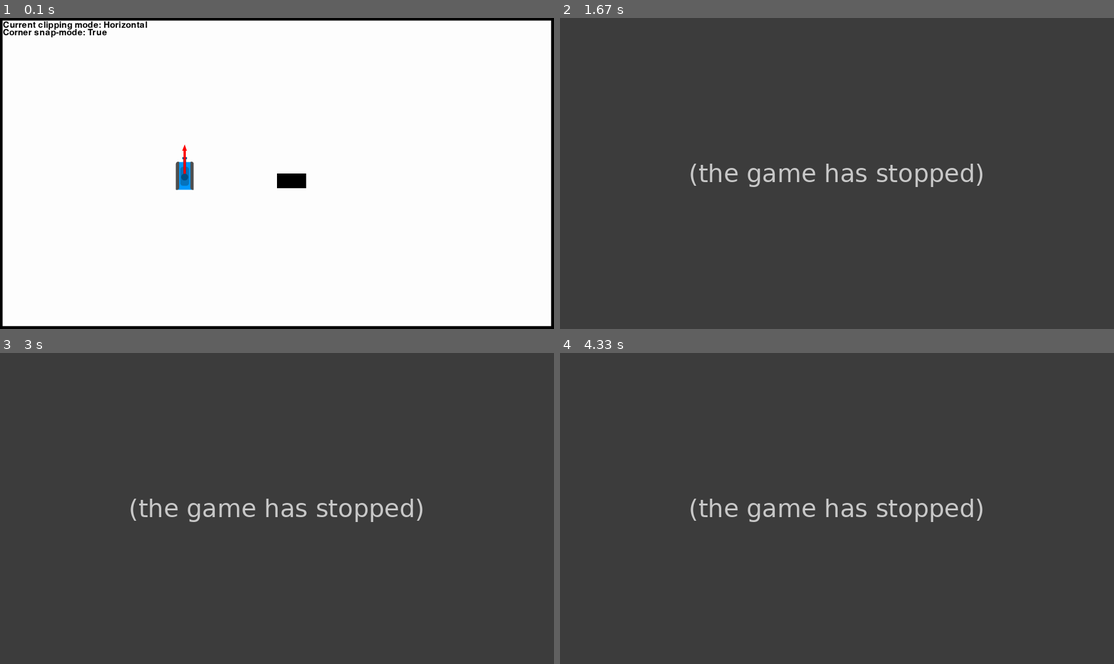
Above: before the commit, frames 1-4 (two rows, left to right).
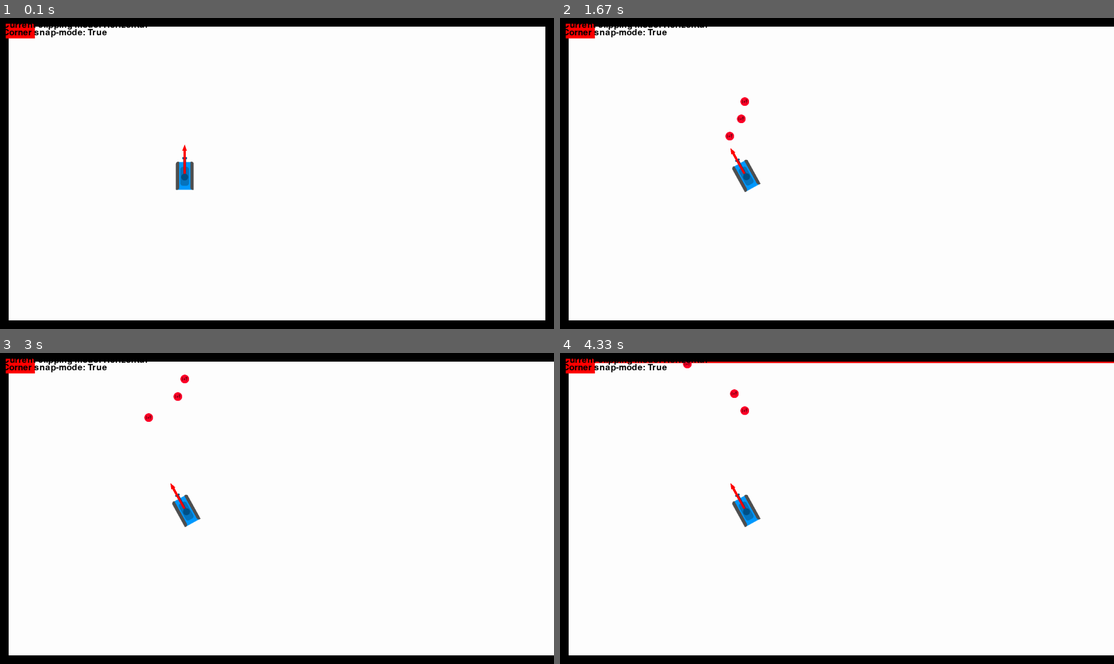
Above: after the commit, the same moments.

Repository: hoischreck/tankClash
Game: pygame game, started from main.py
Same seed, same stepped clock (60 frames per second), same inputs: the game is played once before the commit and once after it.
Inputs (mouse positions are in pixels of both pictures, inside the frame that each line leads up to):
- Up to frame 1 (0.1 s): no input
- Up to frame 2 (1.67 s): tap Space at 0.33, 0.73, 1.03 s; hold A 0.67-1.2 s; move the mouse to (909, 89) at 0.7 s; tap Z at 0.82 s
- Up to frame 3 (3 s): no input
- Up to frame 4 (4.33 s): no input

The runs differ from the first frame. In frame 1, 6.4% of the frame differs, in the area x 0-100%, y 0-100%; in frame 2, 100%; in frame 3, 100%; in frame 4, 100%.
Error before the commit: AttributeError: 'Wall' object has no attribute 'norm' (map.py line 79); the game stopped at 1.08 s (later frames are placeholders)

Commit message:
added straights and lines

Diff:
--- a/PygameCollection/graphics.py
+++ b/PygameCollection/graphics.py
@@ -14,7 +14,7 @@
 				 closed=True, closeOrigin=True, autoClose=False
 				 ):
 		self.pos = pos #point of reference (moves the origin)
-		self.vectors = [[v] for v in pathVectors]
+		self.vectors = [[v, None] for v in pathVectors]
 		self.pOffset = posOffset # will apply a given offset to all points (useful when centering for example)
 		self.rOffset = rotOffset # describes vector-art-axis rotation from x axis
 		self.closed = closed # if closed, last point must end at start
@@ -28,16 +28,17 @@
 		if rot != 0:
 			m = Matrix2D.fromRotation(self.rOffset - rot)  # todo: why is this argument correct??? why not vector.toRadiant()-offset
 			for i, v in enumerate(self.vectors):
-				self.vectors[i] = [Vector2D.fromMatrixVecMul(v[0], m)]
+				self.vectors[i] = [Vector2D.fromMatrixVecMul(v[0], m), None]
+			self.pOffset = Vector2D.fromMatrixVecMul(self.pOffset, m) # rotation positional offset must also be respected
 
 		# calculate points based on path described by vectors
 		for i, v in enumerate(self.vectors):
 			pos = self.pos + v[0] if i == 0 else self.vectors[i-1][1] + v[0]
-			self.vectors[i].append(pos)
+			self.vectors[i] = [v[0], pos]
+
 		for v in self.vectors:
 			v[1] = v[1] + self.pOffset
 			p.append(v[1])
-
 		if not self.closeOrigin:
 			del p[0]
 
--- a/PygameCollection/math.py
+++ b/PygameCollection/math.py
@@ -1,5 +1,5 @@
 import math
-from math import pi, sin, cos, acos
+from math import pi, sin, cos, acos, tan
 import numpy as np
 
 def rad2deg(rad):
@@ -55,6 +55,9 @@
 		self.y = -self.y
 		self.vec = np.array((self.x, self.y), dtype=self.dtype)
 
+	def isZero(self):
+		return self.x == 0 and self.y == 0
+
 	#
 	# def makeCollinearTo(self, v2):
 	# 	pass
@@ -191,11 +194,40 @@
 		j = Vector2D.fromRadiant(radiant+pi/2)
 		return Matrix2D.fromVectors(i, j)
 
-# todo: implement?
+# todo: implement? -> change convention to work with vectors instead of x, y pairs?
+# what about Vector(0, 0)?
 class Straight2D:
 	def __init__(self, supportVector: Vector2D, directionVector: Vector2D):
+		assert not directionVector.isZero()
 		self.sV = supportVector
 		self.dV = directionVector
+
+	def distanceToPoint(self, x, y):
+		m = self.dV.slope()
+		xp = self.sV.x if m is None else (m ** 2 * self.sV.x + x - m * (self.sV.y - y)) / (m ** 2 + 1)
+		yp = y if m is None else m * (xp - self.sV.x) + self.sV.y
+		return Point2D.distance(x, y, xp, yp)
+
+	def includesPoint(self, x, y):
+		if self.dV.x == 0:
+			return self.sV.x == x
+		elif self.dV.y == 0:
+			return self.sV.y == y
+		else:
+			return (x-self.sV.x)/(self.dV.x) == (y-self.sV.y)/(self.dV.y)
+
+	# if point is on straight, stretch factor is returned
+	def includesPointStFactor(self, x, y):
+		if self.dV.x == 0:
+			if self.sV.x == x:
+				return (y - self.sV.y) / (self.dV.y)
+		elif self.dV.y == 0:
+			if self.sV.y == y:
+				return (x - self.sV.x) / (self.dV.x)
+		else:
+			if (v := (x - self.sV.x) / (self.dV.x)) == (y - self.sV.y) / (self.dV.y):
+				return v
+
 
 	@classmethod
 	def fromStartEnd(cls, start: Vector2D, end: Vector2D):
@@ -206,8 +238,51 @@
 	def __init__(self, start: Vector2D, end: Vector2D):
 		self.start = start
 		self.end = end
-		self.direction = end-start
-		self.norm = Vector2D.getNormVec(self.direction)
+		self.dV = end-start
+		self.norm = Vector2D.getNormVec(self.dV)
+
+	def distanceToPoint(self, x, y):
+		m = self.dV.slope()
+		xp = self.start.x if m is None else (m ** 2 * self.start.x + x - m * (self.start.y - y)) / (m ** 2 + 1)
+		yp = y if m is None else m * (xp - self.start.x) + self.start.y
+		# if line isn't the closest reference point, start and end point are taken as reference
+		if self.includesPoint(xp, yp):
+			print("intersected")
+			return Point2D.distance(x, y, xp, yp)
+		else:
+			print("not intersected")
+			return min(Point2D.distance(x, y, *self.start.toTuple()), Point2D.distance(x, y, *self.end.toTuple()))
+
+
+	def includesPoint(self, x, y):
+		if self.dV.x == 0:
+			if self.start.x == x:
+				return 0 <= (y - self.start.y) / (self.dV.y) <= 1
+		elif self.dV.y == 0:
+			if self.start.y == y:
+				return 0 <= (x - self.start.x) / (self.dV.x) <= 1
+		else:
+
+			print("does it include?:", x, y, "->", (x - self.start.x) / (self.dV.x), (y - self.start.y) / (self.dV.y))
+
+			if (v := (x - self.start.x) / (self.dV.x)) == (y - self.start.y) / (self.dV.y):
+				return 0 <= v <= 1
+			return False
+
+
+	def includesPointStFactor(self, x, y):
+		if self.dV.x == 0:
+			if self.start.x == x:
+				if 0 <= (v := (y - self.start.y) / (self.dV.y)) <= 1:
+					return v
+		elif self.dV.y == 0:
+			if self.start.y == y:
+				if  0 <= (v := (x - self.start.x) / (self.dV.x)) <= 1:
+					return v
+		else:
+			if (v := (x - self.start.x) / (self.dV.x)) == (y - self.start.y) / (self.dV.y):
+				if 0 <= v <= 1:
+					return v
 
 	# reflects a vector at the norm vector (e.g. used in projectile reflection logic)
 	def reflectVector(self, v: Vector2D):
--- a/ammo.py
+++ b/ammo.py
@@ -29,11 +29,11 @@
 		super().update()
 		if (wall := self.game.map.hitsWall(self)) and wall != self.lastCollided:
 			self.lastCollided = wall
+			line, _ = wall.getClosestLine(*self.pos.toTuple())
+			pygame.draw.line(self.screen, (255, 0, 0), line.start.toTuple(), line.end.toTuple(), 10)
 			# todo: handle edge case -> projectile is spawned inside wall
 			self.pos = oldPos
-			self.dir = wall.reflectVector(self.dir)
-
-
+			self.dir = line.reflectVector(self.dir)
 
 
 # AMMO-classes ---------
--- a/map.py
+++ b/map.py
@@ -7,7 +7,8 @@
 from PygameCollection.graphics import LinearVecArt2D
 import pygame
 
-# Used to create polygons made up of "Line2D" instances (e.g. used in collision detection and handling)
+#todo: add options for filling or line width
+#Used to create polygons made up of "Line2D" instances (e.g. used in collision detection and handling)
 class Line2DPolygon(GraphicalObj):
 	def __init__(self, game, color=(0, 0, 0, 255), lines=None):
 		super().__init__(game)
@@ -41,51 +42,55 @@
 				l2dPolygon.addLineVec(p, points[0])
 		return l2dPolygon
 
-class Wall(Line2DPolygon):
+# todo: wall as subclass?
+class Wall:
 	#todo: use
 	STANDARD_WIDTH = 10
 
 	def __init__(self, game, start, end):
-		super().__init__(game)
+		self.game = game
+		self.screen = self.game.screen
+
 		self.start = Vector2D.fromIterable(start)
 		self.end = Vector2D.fromIterable(end)
+		self.startToEnd = self.end-self.start
+		self.length = self.startToEnd.magnitude()
 		self.color = (0, 0, 0)
-		self.width = 10
+		self.width = 50
 		#self.norm = Vector2D.getNormVec(self.start-self.end)
 		self.color = (0, 0, 0, 255)
 
-		self.polygon = self._buildPolygon()
+		self.line: Line2D = Line2D(self.start, self.end)
+		self.polygon: Line2DPolygon = self._buildPolygon()
 
 	# polygon is build once instead of every draw call to save computation time
 	def _buildPolygon(self):
-		pass
+		lva = LinearVecArt2D(
+			pos=self.start,
+			pathVectors=[
+				Vector2D(self.length, 0),
+				Vector2D(0, self.width),
+				Vector2D(-self.length, 0),
+				Vector2D(0, -self.width)
+			],
+			posOffset=Vector2D(0, -self.width//2),
+			closed=True
+		)
+		lva.rotate(self.startToEnd.toRadiant())
+		return Line2DPolygon.fromLinearVecArt(self.game, lva)
 
-	# todo: change into polygons? -> made up of walls
-	# todo: add small circles to the end of a wall to make them look "cleaner"
+	def getClosestLine(self, x, y):
+		print("")
+		lines = [(l, l.distanceToPoint(x, y)) for l in self.polygon.lines]
+		print("closest to:", x, y)
+		for l in lines:
+			print(l[0].start, l[0].end, l[1])
+		return sorted({l: l.distanceToPoint(x, y) for l in self.polygon.lines}.items(), key=lambda x: x[1])[0]
+
 	# extra width is used for example in finding positions for placing a rectangle, by enhancing the mask size by drawing thicker walls
 	def draw(self, surface=None):
 		s = self.screen if surface is None else surface
-		#pygame.draw.line(s, self.color, self.start.toTuple(), self.end.toTuple(), self.width) #todo: confirm that performance isn't effected to heavily be drawing rects
-		se = self.end-self.start
-		wallSurface = pygame.Surface((se.magnitude(), self.width), pygame.SRCALPHA)
-		wallSurface.fill(self.color)
-		rotatedWall = pygame.transform.rotate(wallSurface, -se.toDegrees())
-		offset = Vector2D(-rotatedWall.get_width()//2, -rotatedWall.get_height()//2)
-		s.blit(rotatedWall, ((self.start+self.end)*0.5+offset).toTuple())
-
-	# reflects a vector at the norm vector (e.g. used in projectile reflection logic)
-	def reflectVector(self, v):
-		# handle reflection -> 1.) calc norm vector 2.) compare with direction of shot 3.) combine into a new direction vector
-		normVec = self.norm
-		if v.enclosedAngle(normVec) > pi / 2:
-			normVec.toCounter() #todo: change logic to return a new vector?
-		v = Vector2D.fromSymReflection(v, normVec)
-		v.toUnitVec()
-		v.toCounter()
-		return v
-
-	def __len__(self):
-		return len(self.start-self.end)
+		self.polygon.draw(s)
 
 # Basically a collection of walls
 class TankMap(GraphicalObj):
@@ -160,11 +165,8 @@
 		m.invert()
 		return m
 
-	def _distanceToWall(self, x, y, wall):
-		m = (wall.end-wall.start).slope()
-		xp = wall.start.x if m is None else (m**2*wall.start.x+x-m*(wall.start.y-y))/(m**2+1)
-		yp = y if m is None else m*(xp-wall.start.x)+wall.start.y
-		return Point2D.distance(x, y, xp, yp)
+	def _distanceToWall(self, x, y, wall: Wall):
+		return wall.line.distanceToPoint(x, y)
 
 	def _renewMask(self):
 		self.mask = self.__maskFromWalls()
--- a/tankGameMapEditor.py
+++ b/tankGameMapEditor.py
@@ -21,6 +21,7 @@
 
 	def __init__(self, *args, **kwargs):
 		super().__init__(*args, **kwargs)
+		self.tps = 15
 
 		self.startPoint = None
 		self.endPoint = None
@@ -64,14 +65,16 @@
 		self.drawingQueue.append(p1.tank)
 
 		self.p = Line2DPolygon.fromLinearVecArt(self, LinearVecArt2D(
-			pos=Vector2D(self.w//2, self.h//2),
+			pos=Vector2D(10, 10),
 			pathVectors=[
 				Vector2D(100, 0),
 				Vector2D(0, 50),
 				Vector2D(-100, 0),
 				Vector2D(0, -50)
-			]
+			],
+			posOffset=Vector2D(10, 10)
 		))
+		self.p.color = (255, 0, 0)
 
 	def loop(self):
 		self.p.draw()
